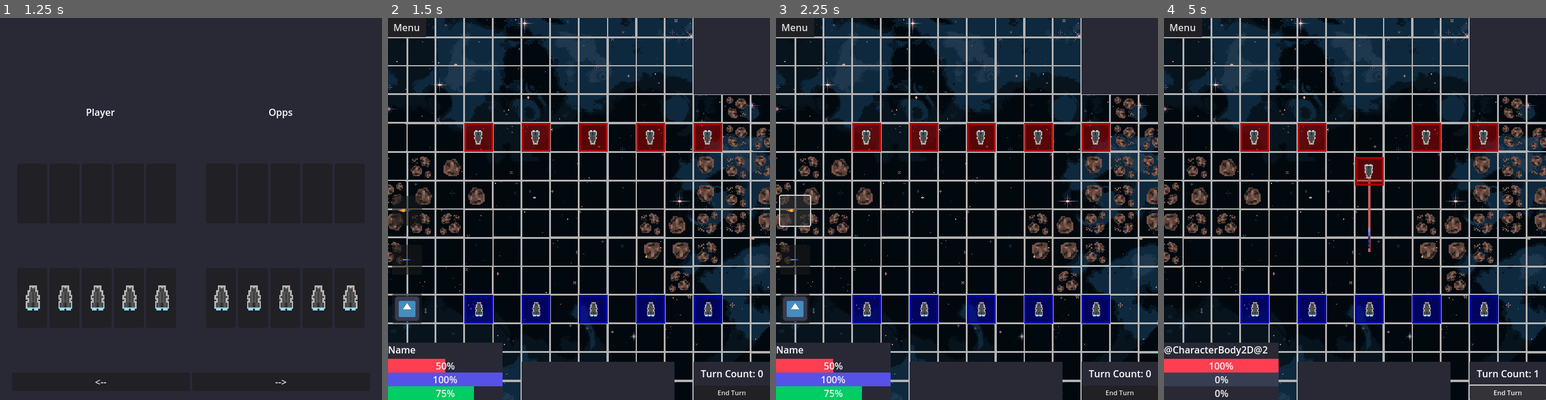
Above: before the commit, frames 1-4 (left to right).
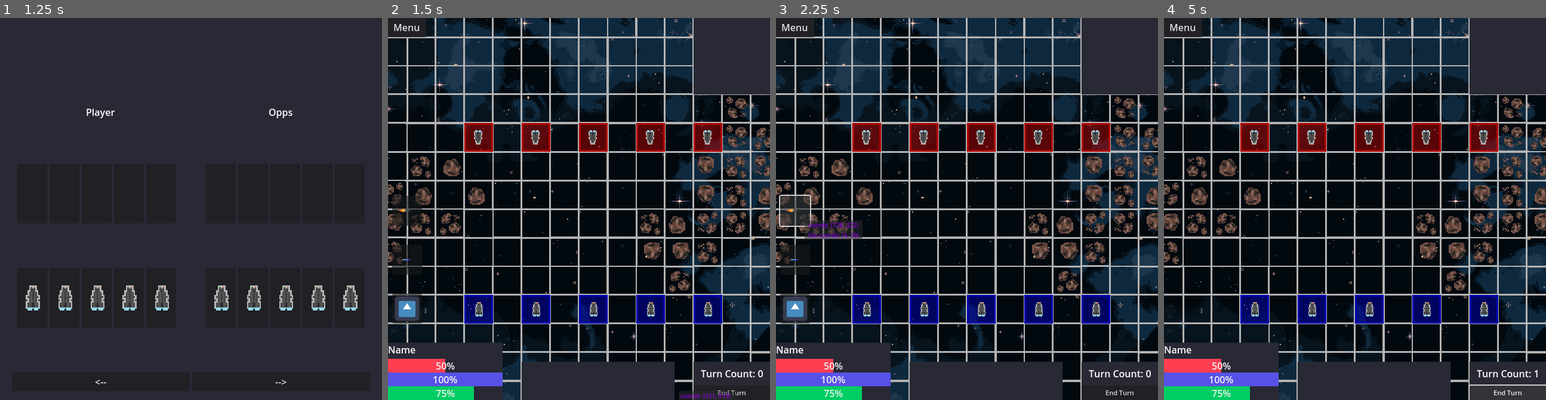
Above: after the commit, the same moments.

Repository: kAntonelli22/space
Game: Godot game, scene res://scenes/main_menu.tscn
Same seed, same stepped clock (60 frames per second), same inputs: the game is played once before the commit and once after it. The engine's default icon, where the game draws it, is replaced by a stand-in: a white triangle on a blue panel in a dark square.
Inputs (mouse positions are in pixels of both pictures, inside the frame that each line leads up to):
- Up to frame 1 (1.25 s): click "Play Game" at 0.5 s
- Up to frame 2 (1.5 s): click "-->" at 1.25 s
- Up to frame 3 (2.25 s): click (795, 209) at 2 s
- Up to frame 4 (5 s): click (1183, 258) at 2.75 s; click (1183, 308) at 3.5 s; click "End Turn" at 4.25 s

Frame 1 is identical in both runs. In frame 2, 0.1% of the frame differs, in the area x 76-92%, y 97-100%; in frame 3, 0.3%; in frame 4, 4.0%, in the area x 0-58%, y 27-100%.

Commit message:
replaced draw line function with line2d node and finished calc_accuracy function

Diff:
--- a/scenes/battle.tscn
+++ b/scenes/battle.tscn
@@ -27,6 +27,7 @@
 1:0/0/terrain_set = 0
 1:0/0/terrain = 1
 1:0/0/probability = 0.25
+1:0/0/physics_layer_0/polygon_0/points = PackedVector2Array(-10.6667, -10.6667, 10.6667, -10.6667, 10.6667, 10.6667, -10.6667, 10.6667)
 1:0/0/terrains_peering_bit/right_side = 1
 1:0/0/terrains_peering_bit/bottom_right_corner = 1
 1:0/0/terrains_peering_bit/bottom_side = 1
@@ -35,11 +36,13 @@
 1:0/0/terrains_peering_bit/top_left_corner = 1
 1:0/0/terrains_peering_bit/top_side = 1
 1:0/0/terrains_peering_bit/top_right_corner = 1
+1:0/0/custom_data_0 = "asteroid"
 1:0/1 = 1
 1:0/1/flip_h = true
 1:0/1/terrain_set = 0
 1:0/1/terrain = 1
 1:0/1/probability = 0.25
+1:0/1/physics_layer_0/polygon_0/points = PackedVector2Array(-10.6667, -10.6667, 10.6667, -10.6667, 10.6667, 10.6667, -10.6667, 10.6667)
 1:0/1/terrains_peering_bit/right_side = 1
 1:0/1/terrains_peering_bit/bottom_right_corner = 1
 1:0/1/terrains_peering_bit/bottom_side = 1
@@ -48,11 +51,13 @@
 1:0/1/terrains_peering_bit/top_left_corner = 1
 1:0/1/terrains_peering_bit/top_side = 1
 1:0/1/terrains_peering_bit/top_right_corner = 1
+1:0/1/custom_data_0 = "asteroid"
 1:0/2 = 2
 1:0/2/flip_v = true
 1:0/2/terrain_set = 0
 1:0/2/terrain = 1
 1:0/2/probability = 0.25
+1:0/2/physics_layer_0/polygon_0/points = PackedVector2Array(-10.6667, -10.6667, 10.6667, -10.6667, 10.6667, 10.6667, -10.6667, 10.6667)
 1:0/2/terrains_peering_bit/right_side = 1
 1:0/2/terrains_peering_bit/bottom_right_corner = 1
 1:0/2/terrains_peering_bit/bottom_side = 1
@@ -61,12 +66,14 @@
 1:0/2/terrains_peering_bit/top_left_corner = 1
 1:0/2/terrains_peering_bit/top_side = 1
 1:0/2/terrains_peering_bit/top_right_corner = 1
+1:0/2/custom_data_0 = "asteroid"
 1:0/3 = 3
 1:0/3/flip_h = true
 1:0/3/flip_v = true
 1:0/3/terrain_set = 0
 1:0/3/terrain = 1
 1:0/3/probability = 0.25
+1:0/3/physics_layer_0/polygon_0/points = PackedVector2Array(-10.6667, -10.6667, 10.6667, -10.6667, 10.6667, 10.6667, -10.6667, 10.6667)
 1:0/3/terrains_peering_bit/right_side = 1
 1:0/3/terrains_peering_bit/bottom_right_corner = 1
 1:0/3/terrains_peering_bit/bottom_side = 1
@@ -75,11 +82,13 @@
 1:0/3/terrains_peering_bit/top_left_corner = 1
 1:0/3/terrains_peering_bit/top_side = 1
 1:0/3/terrains_peering_bit/top_right_corner = 1
+1:0/3/custom_data_0 = "asteroid"
 0:1/next_alternative_id = 4
 0:1/0 = 0
 0:1/0/terrain_set = 0
 0:1/0/terrain = 1
 0:1/0/probability = 0.25
+0:1/0/physics_layer_0/polygon_0/points = PackedVector2Array(-10.6667, -10.6667, 10.6667, -10.6667, 10.6667, 10.6667, -10.6667, 10.6667)
 0:1/0/terrains_peering_bit/right_side = 1
 0:1/0/terrains_peering_bit/bottom_right_corner = 1
 0:1/0/terrains_peering_bit/bottom_side = 1
@@ -88,11 +97,13 @@
 0:1/0/terrains_peering_bit/top_left_corner = 1
 0:1/0/terrains_peering_bit/top_side = 1
 0:1/0/terrains_peering_bit/top_right_corner = 1
+0:1/0/custom_data_0 = "asteroid_bunch"
 0:1/1 = 1
 0:1/1/flip_h = true
 0:1/1/terrain_set = 0
 0:1/1/terrain = 1
 0:1/1/probability = 0.25
+0:1/1/physics_layer_0/polygon_0/points = PackedVector2Array(-10.6667, -10.6667, 10.6667, -10.6667, 10.6667, 10.6667, -10.6667, 10.6667)
 0:1/1/terrains_peering_bit/right_side = 1
 0:1/1/terrains_peering_bit/bottom_right_corner = 1
 0:1/1/terrains_peering_bit/bottom_side = 1
@@ -101,11 +112,13 @@
 0:1/1/terrains_peering_bit/top_left_corner = 1
 0:1/1/terrains_peering_bit/top_side = 1
 0:1/1/terrains_peering_bit/top_right_corner = 1
+0:1/1/custom_data_0 = "asteroid_bunch"
 0:1/2 = 2
 0:1/2/flip_v = true
 0:1/2/terrain_set = 0
 0:1/2/terrain = 1
 0:1/2/probability = 0.25
+0:1/2/physics_layer_0/polygon_0/points = PackedVector2Array(-10.6667, -10.6667, 10.6667, -10.6667, 10.6667, 10.6667, -10.6667, 10.6667)
 0:1/2/terrains_peering_bit/right_side = 1
 0:1/2/terrains_peering_bit/bottom_right_corner = 1
 0:1/2/terrains_peering_bit/bottom_side = 1
@@ -114,12 +127,14 @@
 0:1/2/terrains_peering_bit/top_left_corner = 1
 0:1/2/terrains_peering_bit/top_side = 1
 0:1/2/terrains_peering_bit/top_right_corner = 1
+0:1/2/custom_data_0 = "asteroid_bunch"
 0:1/3 = 3
 0:1/3/flip_h = true
 0:1/3/flip_v = true
 0:1/3/terrain_set = 0
 0:1/3/terrain = 1
 0:1/3/probability = 0.25
+0:1/3/physics_layer_0/polygon_0/points = PackedVector2Array(-10.6667, -10.6667, 10.6667, -10.6667, 10.6667, 10.6667, -10.6667, 10.6667)
 0:1/3/terrains_peering_bit/right_side = 1
 0:1/3/terrains_peering_bit/bottom_right_corner = 1
 0:1/3/terrains_peering_bit/bottom_side = 1
@@ -128,6 +143,7 @@
 0:1/3/terrains_peering_bit/top_left_corner = 1
 0:1/3/terrains_peering_bit/top_side = 1
 0:1/3/terrains_peering_bit/top_right_corner = 1
+0:1/3/custom_data_0 = "asteroid_bunch"
 1:1/0 = 0
 
 [sub_resource type="TileSetAtlasSource" id="TileSetAtlasSource_bmj60"]
@@ -622,15 +638,14 @@
 offset_bottom = 640.0
 texture = ExtResource("2_uawoo")
 
+[node name="Overlay" type="TileMapLayer" parent="."]
+use_parent_material = true
+tile_set = SubResource("TileSet_75x0n")
+
 [node name="Board" type="TileMapLayer" parent="."]
-z_index = -1
 y_sort_enabled = true
 use_parent_material = true
 tile_map_data = PackedByteArray("AAAAAAgAAwAAAAAAAAAAAAsAAwAAAAAAAAAAAA8AAwAAAAAAAAAAABEAAwAAAAAAAAAAABIAAwAAAAAAAAABAA …(6320 unchanged characters)…
-tile_set = SubResource("TileSet_75x0n")
-
-[node name="Overlay" type="TileMapLayer" parent="."]
-use_parent_material = true
 tile_set = SubResource("TileSet_75x0n")
 
 [node name="Camera2D" type="Camera2D" parent="."]
--- a/scenes/ship.tscn
+++ b/scenes/ship.tscn
@@ -6,8 +6,6 @@
 
 [sub_resource type="RectangleShape2D" id="RectangleShape2D_1ghsk"]
 size = Vector2(24, 24)
-
-[sub_resource type="SegmentShape2D" id="SegmentShape2D_rev3i"]
 
 [node name="Ship" type="CharacterBody2D"]
 input_pickable = true
@@ -26,9 +24,10 @@
 [node name="Sprite2D" type="Sprite2D" parent="."]
 texture = ExtResource("2_v6yhh")
 
-[node name="WeaponArea" type="Area2D" parent="."]
-
-[node name="WeaponCollider" type="CollisionShape2D" parent="WeaponArea"]
-shape = SubResource("SegmentShape2D_rev3i")
+[node name="Line2D" type="Line2D" parent="."]
+self_modulate = Color(1, 1, 1, 0.501961)
+show_behind_parent = true
+top_level = true
+width = 4.0
 
 [connection signal="input_event" from="." to="." method="_on_input_event"]
--- a/scenes/ui.tscn
+++ b/scenes/ui.tscn
@@ -164,6 +164,29 @@
 theme_override_font_sizes/font_size = 11
 text = "End Turn"
 
+[node name="CursorRect" type="ColorRect" parent="."]
+visible = false
+offset_right = 97.0
+offset_bottom = 32.0
+color = Color(0.176471, 0.176471, 0.176471, 0.501961)
+
+[node name="CursorLabel" type="Label" parent="CursorRect"]
+layout_mode = 1
+anchors_preset = 8
+anchor_left = 0.5
+anchor_top = 0.5
+anchor_right = 0.5
+anchor_bottom = 0.5
+offset_left = -26.0
+offset_top = -11.5
+offset_right = 26.0
+offset_bottom = 11.5
+grow_horizontal = 2
+grow_vertical = 2
+theme_override_colors/font_color = Color(0.524167, 0, 0.85, 1)
+theme_override_font_sizes/font_size = 10
+text = "Cursor"
+
 [connection signal="pressed" from="TopLeft/PauseButton" to="." method="_on_pause_button_pressed"]
 [connection signal="pressed" from="Left Side/Torpedo" to="." method="_on_torpedo_pressed"]
 [connection signal="pressed" from="Left Side/Railgun" to="." method="_on_railgun_pressed"]
--- a/scripts/Global.gd
+++ b/scripts/Global.gd
@@ -20,12 +20,15 @@
 var text_popup := preload("res://scenes/popup_container.tscn")
 
 # global variables
+var debug_mode : bool = true
+
 var main : Node2D
 var map_size : Vector2i
 var map_rect : Rect2i
 var tile_size : Vector2i
 
-var astar : AStarGrid2D = AStarGrid2D.new()
+var astar : AStarGrid2D = AStarGrid2D.new()        # astar grid used for pathfinding, has obstacles, taxicab
+var astar_clear : AStarGrid2D = AStarGrid2D.new()  # astar grid used for getting straight lines, no obstacles, euclidean
 var current_selected : Object
 
 # custom battle variables
@@ -49,7 +52,7 @@
    update_factions(null)
 
    # redraw path
-   if main: main.queue_redraw()
+   #if main: main.queue_redraw()
 
 func draw_paths(map, group : Array, color: Color):
    # loop through friendly ships and draw paths
@@ -67,6 +70,16 @@
    map_size = map.tile_board.get_used_rect().end - map.tile_board.get_used_rect().position
    map_rect = Rect2i(Vector2.ZERO, map_size)
    tile_size = map.tile_board.tile_set.tile_size
+
+   # set astar to integer map, set cell size, offset, movement style
+   astar_clear.region = map_rect
+   astar_clear.cell_size = tile_size
+   astar_clear.offset = tile_size / 2
+   astar_clear.default_compute_heuristic = AStarGrid2D.HEURISTIC_EUCLIDEAN
+   astar_clear.default_estimate_heuristic = AStarGrid2D.HEURISTIC_EUCLIDEAN
+   astar_clear.diagonal_mode = AStarGrid2D.DIAGONAL_MODE_ALWAYS
+   # update the astar grid to apply changes to settings
+   astar_clear.update()
 
    # set astar to integer map, set cell size, offset, movement style
    astar.region = map_rect
@@ -161,6 +174,18 @@
    popup_instance.position = position
    popup_instance.label.add_theme_color_override("font_color", color)
 
+# display text on tile
+func tile_popup(text, tile, color):
+   print("Global: tile popup function activated")
+   var popup_instance = text_popup.instantiate()
+   main.add_child(popup_instance)
+   popup_instance.label.text = text
+   popup_instance.position = main.tile_board.map_to_local(tile)
+   if color:
+      main.tile_overlay.set_cells_terrain_connect([tile], 0, 3)
+      # add tint to overlay
+   popup_instance.label.add_theme_color_override("font_color", color)
+
 func turn():
    main.tile_overlay.clear()
    await faction_turn(Global.friendly_ships)
--- a/scripts/UI.gd
+++ b/scripts/UI.gd
@@ -16,12 +16,24 @@
 @onready var railgun_button = $"Left Side/Railgun"
 @onready var pdc_button = $"Left Side/PDC"
 @onready var attack_buttons : Array = [torpedo_button, railgun_button, pdc_button]
+
+# ui debug components
+@onready var debug_cursor_rect = $CursorRect
+@onready var debug_cursor_label = $CursorRect/CursorLabel
+
 # Called when the node enters the scene tree for the first time.
 func _ready():
+   if Global.debug_mode:
+      debug_cursor_rect.visible = true
    pass
 
 # Called every frame. 'delta' is the elapsed time since the previous frame.
 func _process(_delta):
+   if Global.debug_mode:
+      var mouse_position = main_node.mouse_position
+      var grid_mouse_position =  main_node.tile_board.local_to_map(mouse_position)
+      debug_cursor_rect.position = get_viewport().get_mouse_position() + Vector2(16, 16)
+      debug_cursor_label.text = "coords: " + str(round(mouse_position)) + "\ntile coords: " + str(grid_mouse_position)
    pass
 
 func lock_ui():
--- a/scripts/battle.gd
+++ b/scripts/battle.gd
@@ -2,6 +2,7 @@
 
 # variables
 var turn_counter : int = 0
+var mouse_position : Vector2
 
 # nodes
 @onready var tile_board := $Board
@@ -27,7 +28,8 @@
 
 # Called every frame. 'delta' is the elapsed time since the previous frame.
 func _process(_delta):
-   queue_redraw()
+   if Global.debug_mode: mouse_position = get_global_mouse_position()
+   #queue_redraw()
    pass
 
 func _draw():
@@ -37,7 +39,6 @@
    Global.draw_paths(self, Global.enemy_ships, Color.INDIAN_RED)
 
 # --- # --- # --- # --- # Issues -- # --- # --- # --- # --- #
-# - need to find a way to force update or ensure updates are waited for in calc accuracy
 # - overflow error after a few turns and infinite loop?
 # - ai attacks at the start of its movement instead of the end
 # - shells need to be changed to calculate damage per hit and stop causing damage after contact
@@ -51,7 +52,8 @@
 
 # --- # --- # --- # --- # Issues -- # --- # --- # --- # --- #
 # --- # --- # --- # --- # Todo List # --- # --- # --- # --- #
-# - utilize raycasting for collision instead of current pathfinding functions
+# - continue work on calc_accuracy (add custom tile data)
+# - function that adds text next to a tile and highlights it (for calc accuracy)
 # - optimize check pathfinding and display functions
 # - tilemap collision only astar grid for pathfinding function
 # - 10x health and damage
--- a/scripts/cpu_frigate.gd
+++ b/scripts/cpu_frigate.gd
@@ -3,6 +3,7 @@
 func _ready():
    super._ready()    # call ready function of frigate class
    square.modulate = Color.RED
+   line.modulate = Color.RED
 
 func _process(_delta):
    #super._process(delta)    # call process function of frigate class
@@ -19,17 +20,10 @@
 func _physics_process(delta):
    super._physics_process(delta)    # call physics function of frigate class
 
-#func next_turn():
-   #print("\ncpu: ", name, ", starting turn")
-   #ai_move()
-   #ai_attack()
-   #print("cpu: ", name, ", ending turn\n--------------------")
-   #super.next_turn()
-
 func ai_move():
    var can_attack : bool = false
    var tiles : Array = Global.get_tiles(current_position, movement_points, movement_points)
-   tiles = check_pathfinding(tiles, 0, movement_points)
+   tiles = check_pathfinding(Global.astar, tiles, 0, movement_points)
    var current_tile : Vector2i = current_position
    var current_potential : int = 0
    for tile in tiles:
@@ -42,7 +36,7 @@
             reachable_tiles.append(possible_tile)
       for ship in Global.player_ships:
          if reachable_tiles.has(ship.current_position):
-            var accuracy = await calc_accuracy(current_position, ship.current_position)
+            var accuracy = calc_accuracy(current_position, ship.current_position, false)
             #print(accuracy, ship.health_points, ship.damage)
             potential += accuracy - ship.health_points - ship.damage
             #print("cpu: current potential of ", tile, ": ", potential)
@@ -60,6 +54,7 @@
       # if local path var isnt empty -> set global path var and point path var
       if !id_path.is_empty() and id_path.size() <= movement_points:
          #print("cpu: subtracting ", id_path.size(), " from ", movement_points)
+         movement_line(id_path)       # draw line to movement target
          movement_points -= id_path.size()
          SignalBus.attributes_changed.emit(self, null)
          current_id_path = id_path
@@ -79,7 +74,7 @@
          valid_targets.append(target)
 
    for target in valid_targets:
-      var potential : int = await calc_accuracy(current_position, target.current_position)
+      var potential : int = calc_accuracy(current_position, target.current_position, false)
       potential -= target.health_points + target.damage
       if target.health_points <= damage:
          #print("cpu: potential to destroy enemy ship")
@@ -91,6 +86,7 @@
 
    if final_target:
       #print("cpu: firing railgun at ", final_target.current_position)
+      calc_accuracy(current_position, final_target.current_position, true)
       fire_railgun(final_target.current_position)
    elif movement_points == 0:
       #print("cpu: cannot hit any targets")
--- a/scripts/player_frigate.gd
+++ b/scripts/player_frigate.gd
@@ -3,6 +3,7 @@
 func _ready():
    super._ready()    # call ready function of ship class
    square.modulate = Color.BLUE
+   line.modulate = Color.BLUE
    show_overlay = true
 # end of ready function ------------------------------------------------------
 
@@ -24,7 +25,7 @@
 
    # fire railgun shell
    if event.is_action_pressed("RMB") and ![is_selected, over_object, ready_to_fire].has(false) and action_points > 0:
-      fire_railgun(tile)
+      if calc_accuracy(current_position, tile, true) > 0: fire_railgun(tile)
 
    # if user clicks while ship selected -> move
    if event.is_action_pressed("RMB") and ![is_selected, !over_object, !ready_to_fire].has(false):
@@ -34,6 +35,7 @@
 
       # if local path var isnt empty -> set global path var and point path var
       if !id_path.is_empty() and id_path.size() <= movement_points:
+         movement_line(id_path)       # draw line to movement target
          main.tile_overlay.clear()    # clear movement overlay
          movement_points -= id_path.size()
          SignalBus.attributes_changed.emit(self, null)
--- a/scripts/railgun_shell.gd
+++ b/scripts/railgun_shell.gd
@@ -40,7 +40,7 @@
    if !hit_target or miss:
       position += direction * speed * delta
    elif hit_target and !miss:
-      print("railgun: hit target")
+      #print("railgun: hit target")
       # slow down movement and fade away
       position += direction * (speed / 10.0) * delta
       sprite.modulate.a -= 0.05
--- a/scripts/ship.gd
+++ b/scripts/ship.gd
@@ -32,8 +32,7 @@
 @onready var sprite = $Sprite2D
 @onready var collider = $CollisionShape2D
 @onready var square = $Square
-@onready var area = $WeaponArea
-@onready var area_shape = $WeaponArea/WeaponCollider
+@onready var line = $Line2D
 
 # Called when the node enters the scene tree for the first time.
 func _ready() -> void:
@@ -76,50 +75,12 @@
 func _on_input_event(_viewport, _event, _shape_idx):
    pass
 
-func display_movement():
-   # get all tiles in a square around ship based on movement points, +1 offset
-   var tile_queue : Array = Global.get_tiles(current_position, movement_points, movement_points)
-   # end of for loop ---------------------------------------------------------
-   tile_queue = check_pathfinding(tile_queue, 0, movement_points)
-   main.tile_overlay.set_cells_terrain_connect(tile_queue, 0, 2)
-# end of display movement function -------------------------------------------
-
-func display_attack(min_range : int, max_range : int):
-   var tile_queue : Array
-
-   # get all tiles in a square around ship based on movement points, +1 offset
-   for i in range(-max_range, max_range + 1):
-         for j in range(-max_range, max_range + 1):
-            var tile_coords : Vector2i = Vector2i(current_position.x + i, current_position.y + j)
-            if Global.check_cardinal(tile_coords, current_position):
-               tile_queue.append(tile_coords)
-   # end of for loop ---------------------------------------------------------
-   tile_queue = check_pathfinding(tile_queue, min_range, max_range)
-   main.tile_overlay.set_cells_terrain_connect(tile_queue, 0, 3)
-# end of display movement function -------------------------------------------
-
-func check_pathfinding(tiles, min_range, max_range):
-   var id_path : Array[Vector2i] # contains the pathfinding point array
-   var queue : Array             # contains the final tiles the overlay is to be added to
-
-   while tiles:
-      var current_tile : Vector2i = tiles.pop_front()
-      if !Global.map_rect.has_point(current_tile): continue
-      id_path = []
-      id_path = Global.astar.get_id_path(current_position, current_tile)
-      id_path.pop_front()        # remove the start coord from path
-
-      # if id path size is less than movement points and current tile isnt solid -> apply movement overlay
-      if id_path.size() <= max_range and id_path.size() > min_range and !Global.astar.is_point_solid(current_tile):
-         queue.append(current_tile)
-   # end of tile queue while loop --------------------------------------------
-   return queue
-# end of check_pathfinding function ---------------------------------------------
-
 # move ship
 func move_ship():
    # move global position of ship towards target
+   if line.points[0] == global_position: line.remove_point(0)
    global_position = global_position.move_toward(target_position, 2)
+   line.add_point(position, 0)
    # rotate the sprite to face the target position
    if global_position.direction_to(target_position) != Vector2(0, 0):
       sprite.look_at(global_position - global_position.direction_to(target_position))
@@ -129,6 +90,8 @@
    if global_position == target_position:
       current_id_path.pop_front()
       current_point_path = current_point_path.slice(1)
+      line.remove_point(0)
+      print("ship: removing point 0")
 
       # if path isnt empty -> get new target point
       if !current_id_path.is_empty():
@@ -136,36 +99,75 @@
       else: # else -> stop moving
          is_moving = false
          current_position = main.tile_board.local_to_map(global_position)
+         line.clear_points()
+         print("ship: clearing line")
          Global.astar.set_point_solid(current_position)
          if show_overlay: display_movement()
    # end of global position equals next target point if statement ------------
 # end of move ship function --------------------------------------------------
 
-func calc_accuracy(tile, target) -> int:
+func movement_line(points):
+   for i in range(0, points.size()):
+      line.add_point(main.tile_board.map_to_local(points[i]), i)
+      print("ship: added point: ", points[i], " to line")
+
+func display_movement():
+   # get all tiles in a square around ship based on movement points
+   var tile_queue : Array = Global.get_tiles(current_position, movement_points, movement_points)
+   tile_queue = check_pathfinding(Global.astar, tile_queue, 0, movement_points)
+   main.tile_overlay.set_cells_terrain_connect(tile_queue, 0, 2)
+# end of display movement function -------------------------------------------
+
+func display_attack(min_range : int, max_range : int):
+   # get all tiles in a square around ship based on weapon max range
+   var tile_queue : Array = Global.get_tiles(current_position, max_range, max_range)
+   tile_queue = check_pathfinding(Global.astar_clear, tile_queue, min_range, max_range)
+   main.tile_overlay.set_cells_terrain_connect(tile_queue, 0, 3)
+# end of display movement function -------------------------------------------
+
+func check_pathfinding(astar_grid, tiles, min_range, max_range):
+   var id_path : Array[Vector2i] # contains the pathfinding point array
+   var queue : Array             # contains the final tiles the overlay is to be added to
+
+   while tiles:
+      var current_tile : Vector2i = tiles.pop_front()
+      if !Global.map_rect.has_point(current_tile): continue
+      id_path = []
+      id_path = astar_grid.get_id_path(current_position, current_tile)
+      id_path.pop_front()        # remove the start coord from path
+
+      # if id path size is less than movement points and current tile isnt solid -> apply movement overlay
+      if id_path.size() <= max_range and id_path.size() > min_range and !astar_grid.is_point_solid(current_tile):
+         queue.append(current_tile)
+   # end of tile queue while loop --------------------------------------------
+   return queue
+# end of check_pathfinding function ---------------------------------------------
+
+func calc_accuracy(tile, target, create_popups) -> int:
    var accuracy : int = 100
-   var b : Vector2 = main.tile_board.map_to_local(tile - target) - Vector2(16, 16)
-   area_shape.shape.set_b(Vector2(-b.x, -b.y))
-   area_shape.shape.b = Vector2(-b.x, -b.y)
-   await get_tree().physics_frame
-   #physics_collision
-   var bodies : Array = area.get_overlapping_bodies()
-   print("ship: accuracy function: area bodies: ", bodies)
-   for body in bodies:
-      print("ship: accuracy function has found: ", body)
-      #if body is solid body (asteroid)
-   # - - accuracy = 0
-   # - - #call accuracy popup on body
-   # - - return
-   # - elif body is semi-solid (asteroid bunch):
-   # - - accuracy - 40
    var distance = tile.distance_to(target)
+   var id_path = []
+   id_path = Global.astar_clear.get_id_path(tile, target)
+   id_path.pop_front()        # remove the start coord from path
+
+   for point in id_path:
+      var tile_data = main.tile_board.get_cell_tile_data(point).get_custom_data("Type")
+      if tile_data == "asteroid":
+         accuracy = 0
+         if create_popups: Global.tile_popup("-100%", point, Color.RED)
+      elif tile_data == "asteroid_bunch":
+         accuracy -= 20
+         if create_popups: Global.tile_popup("-20%", point, Color.RED)
+      elif Global.check_collision_with_group("Ships", point):
+         accuracy -= 10
+         if create_popups: Global.tile_popup("-10%", point, Color.RED)
    accuracy -= (distance * 10)
-   #accuracy -= number of debris objects on path
+   if distance > RAILGUN_MAX or accuracy < 0: accuracy = 0
    return accuracy
 
 # fires a single railgun shell at the target tile
 func fire_railgun(target : Vector2i):
-   var accuracy = await calc_accuracy(current_position, target)
+   var accuracy = calc_accuracy(current_position, target, false)
    is_firing = true
    action_points -= 1
    SignalBus.attributes_changed.emit(self, null)
Not shown: 1 places in scenes/ship.tscn that only renumber resources
